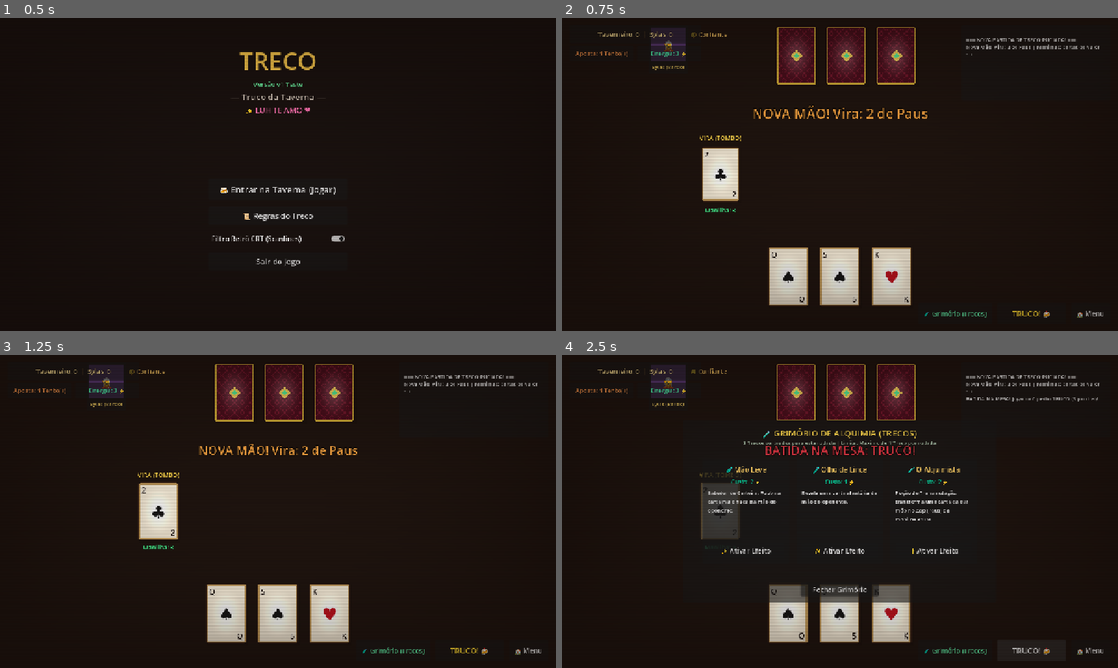
Above: before the commit, frames 1-4 (two rows, left to right).
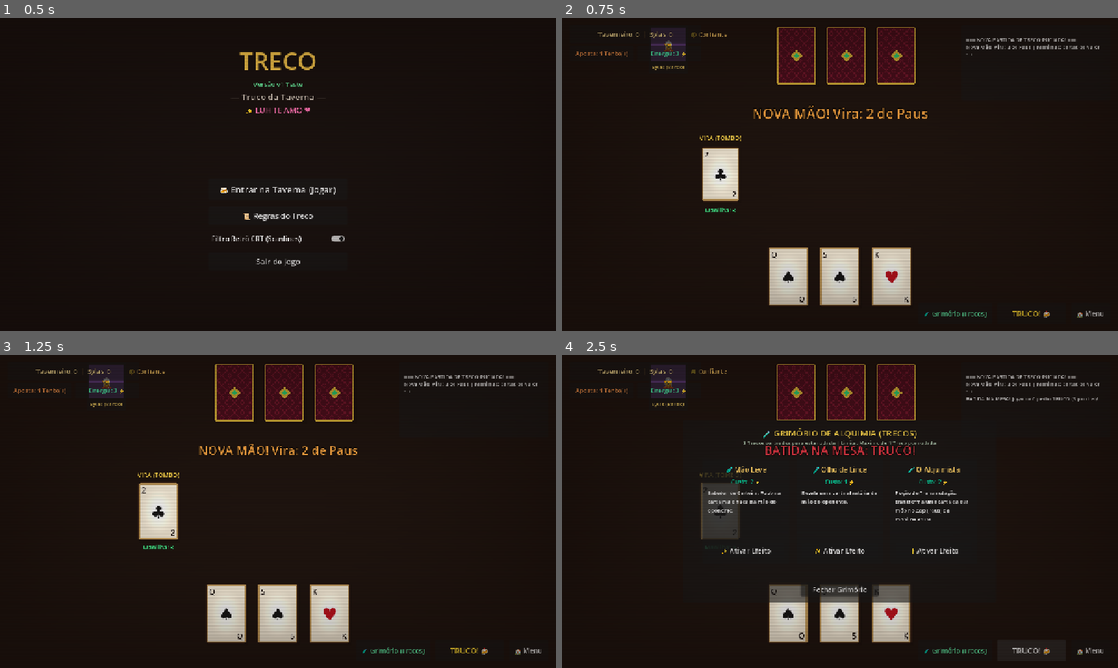
Above: after the commit, the same moments.

Repository: zakkw92/TRECO---THE---GAME
Game: Godot game, scene res://scenes/MainMenu.tscn
Two runs of this game, one before a commit and one after it. Both use one fixed random seed, a clock stepped at 60 frames per second and the inputs below.
Inputs:
- Up to frame 1 (0.5 s): no input
- Up to frame 2 (0.75 s): click "🍻 Entrar na Taverna (Jogar)" at 0.5 s
- Up to frame 3 (1.25 s): no input
- Up to frame 4 (2.5 s): click "🧪 Grimório (Trecos)" at 1.25 s; click "TRUCO! 🍻" at 2 s

Frame 1 is identical in both runs. In frame 2, 0.3% of the frame differs, in the area x 40-62%, y 9-16%; in frame 3, 0.3%; in frame 4, 0.4%.

Commit message:
fix(ui): Remove brilho de manilha nas cartas viradas para baixo do oponente

Diff:
--- a/scripts/ui/CardUI.gd
+++ b/scripts/ui/CardUI.gd
@@ -64,7 +64,7 @@
 	if front_texture != null:
 		front_texture.material = card_material
 	if back_texture != null:
-		back_texture.material = card_material
+		back_texture.material = null
 
 func setup(p_card_data: CardData, p_interactive: bool = true, p_force_face_down: bool = false) -> void:
 	card_data = p_card_data
@@ -152,9 +152,11 @@
 		manilha_glow.visible = card_data.is_manilha and not show_back
 
 	if card_material != null:
-		card_material.set_shader_parameter("is_manilha", card_data.is_manilha)
-		card_material.set_shader_parameter("is_zap", card_data.is_manilha and card_data.suit == CardData.Suit.PAUS)
-		card_material.set_shader_parameter("foil_intensity", 0.6 if card_data.is_manilha else 0.0)
+		var show_foil = card_data.is_manilha and not show_back
+		var is_zap = card_data.is_manilha and card_data.suit == CardData.Suit.PAUS and not show_back
+		card_material.set_shader_parameter("is_manilha", show_foil)
+		card_material.set_shader_parameter("is_zap", is_zap)
+		card_material.set_shader_parameter("foil_intensity", 0.6 if show_foil else 0.0)
 
 func animate_flip(reveal: bool, duration: float = 0.3) -> void:
 	var tween = create_tween().set_trans(Tween.TRANS_QUAD).set_ease(Tween.EASE_IN)
